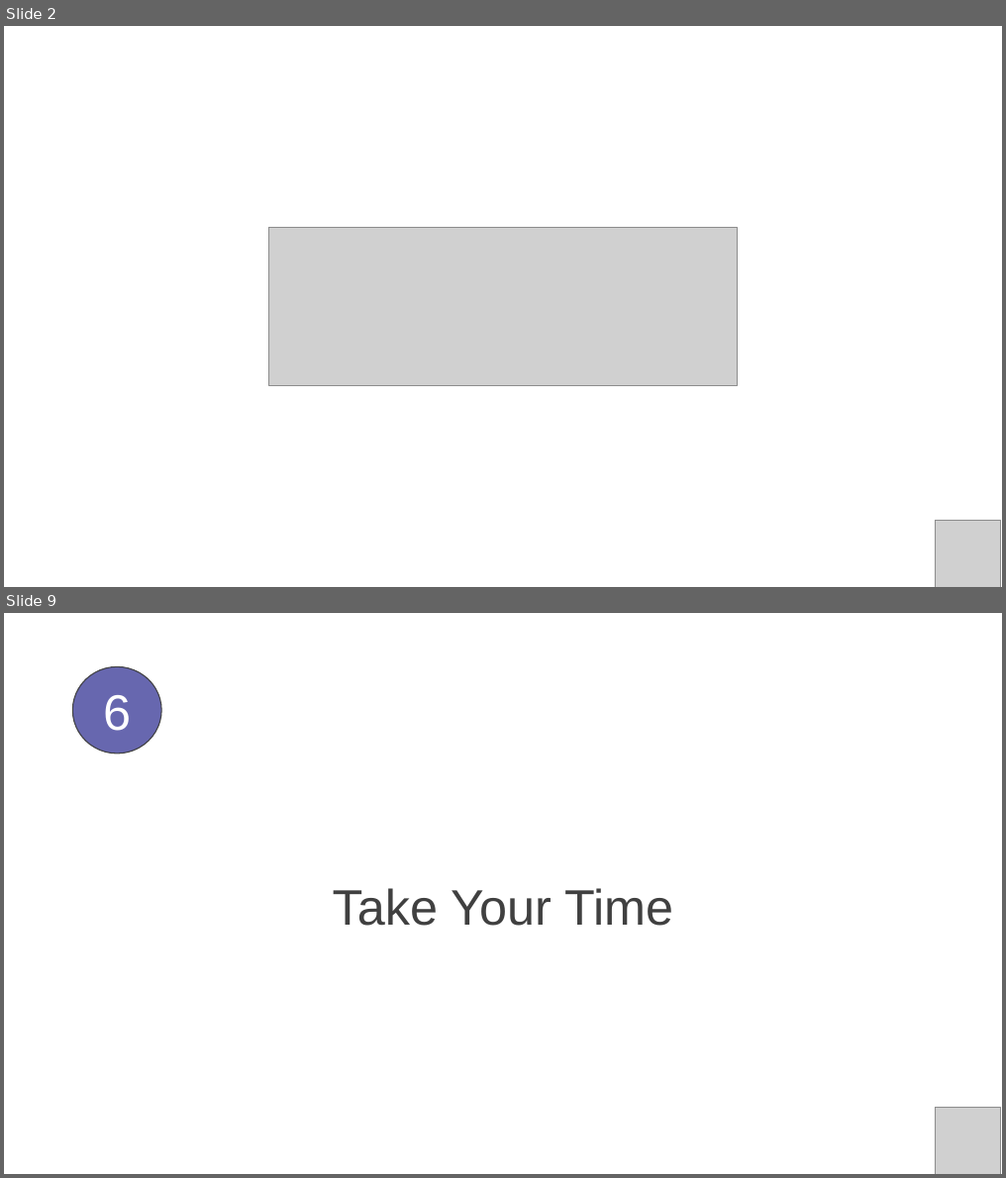
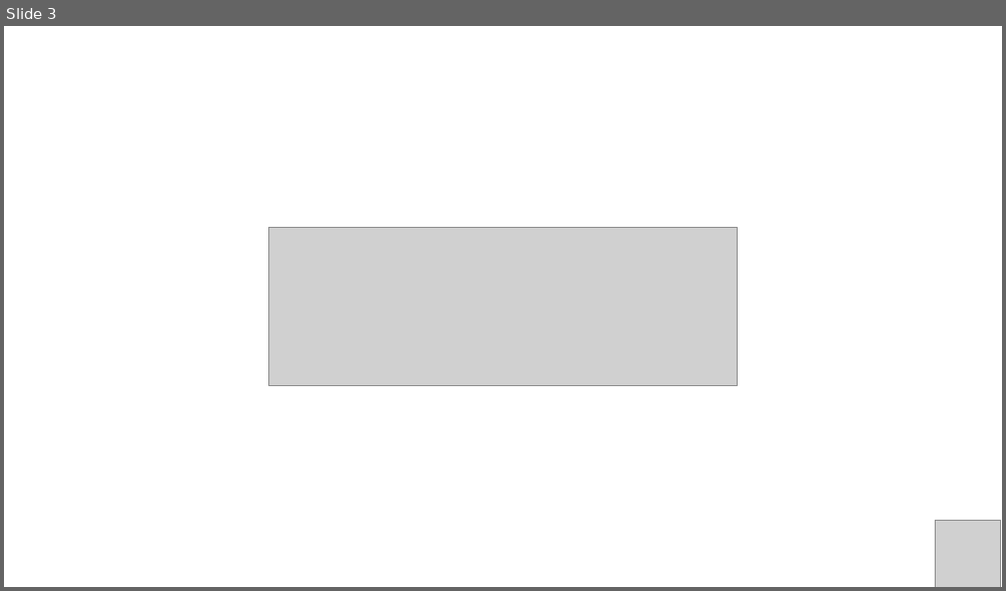
Before and after one commit to PracticumAI/python-for-ai, a slide deck: presentations/01_intro_to_python.pptx. Shown one above the other, each under a label of ours: slides 2 and 9 before the commit, slide 3 after it; the slides between them are not shown. The pictures are 1006x1178 and 1006x591 pixels, drawn with LibreOffice and Linux fonts; fonts in the diff are those of the drawing; grey boxes stand for pictures. Boxes give left, top, right and bottom in pixels: in the first picture for what was removed or moved away, otherwise in the second. Text is boxed around its words. In the diff, an @@ line names an element or a change of style, - is before the commit and + after.

```diff
--- a/presentations/01_intro_to_python.pptx
+++ b/presentations/01_intro_to_python.pptx
@@ slide 9 removed at (4,613,1002,1174), background #FFFFFF @@
@@ ellipse removed at (73,666,162,754) @@
-6
@@ text removed at (333,888,673,926) @@
-Take Your Time
@@ picture removed at (936,1108,1001,1174) @@
@@ what was slide 2 is now slide 3 @@
```
Also in this commit, not shown: 2 slides added, 6 other slides removed, 7 other files.
